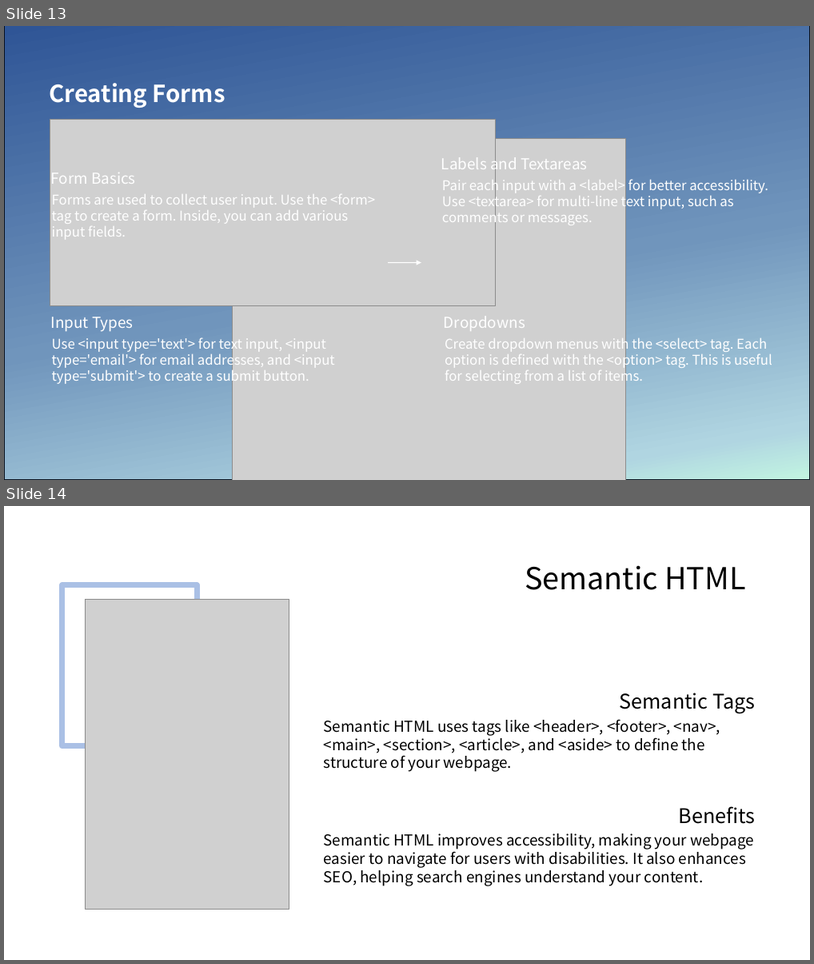
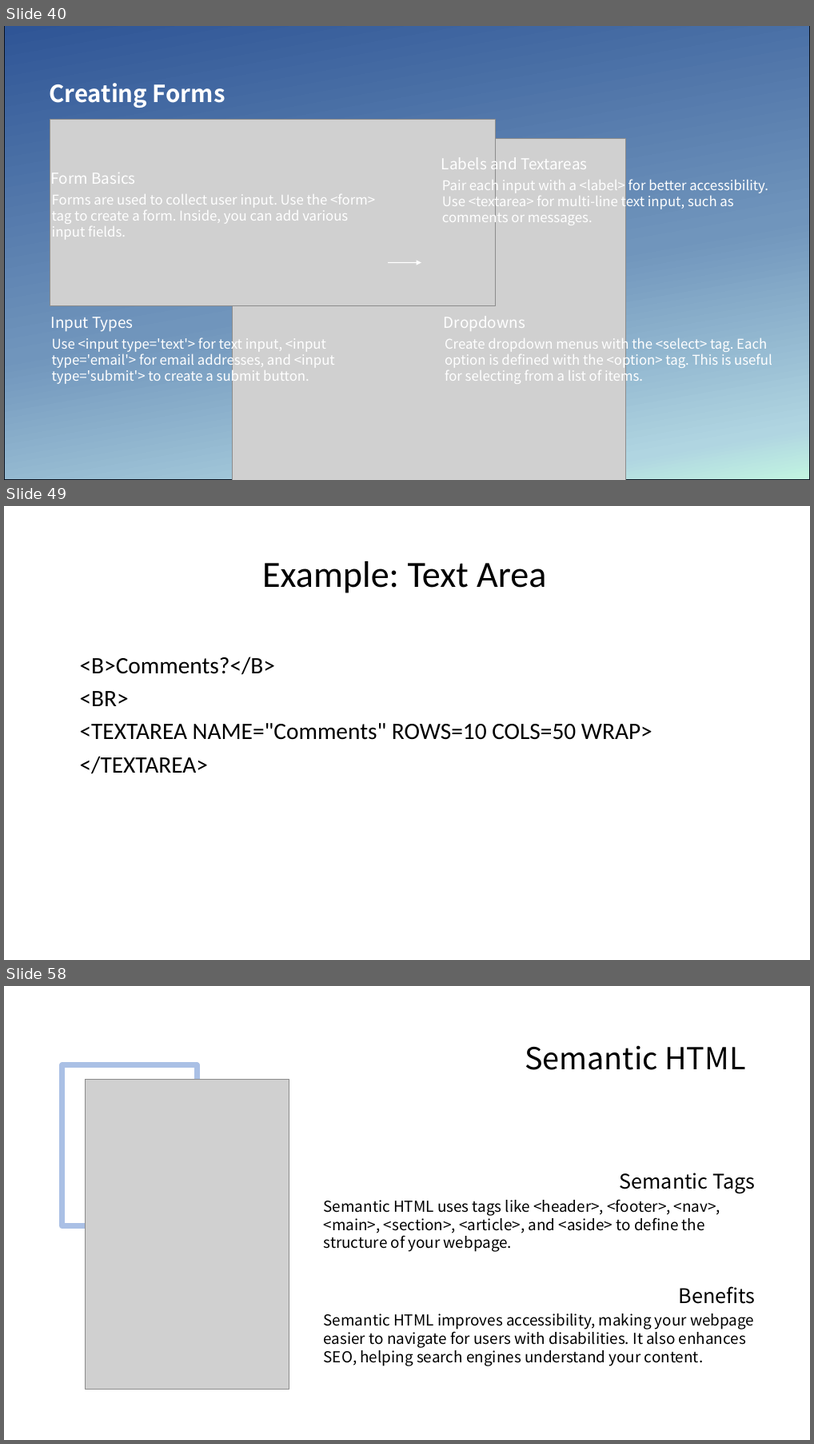
Before and after one commit to seanwhs/HTML-Crash-Course, a slide deck: HTML Crash Course – 1 Day.pptx. Shown one above the other, each under a label of ours: slides 13 and 14 before the commit, slides 40, 49 and 58 after it; the slides between them are not shown. The pictures are 814x964 and 814x1444 pixels, drawn with LibreOffice and Linux fonts; fonts in the diff are those of the drawing; grey boxes stand for pictures. Boxes give left, top, right and bottom in pixels: in the first picture for what was removed or moved away, otherwise in the second. Text is boxed around its words. In the diff, an @@ line names an element or a change of style, - is before the commit and + after.

```diff
--- a/HTML Crash Course – 1 Day.pptx
+++ b/HTML Crash Course – 1 Day.pptx
@@ slide 49 added at box(4, 506, 810, 960), background #FFFFFF @@
@@ text added at box(262, 561, 546, 593), 44 pt, text #000000 @@
+Example: Text Area
@@ text added at box(80, 656, 653, 774), 28 pt, text #000000 @@
+  <B>Comments?</B>
+  <BR>
+  <TEXTAREA NAME="Comments" ROWS=10 COLS=50 WRAP>
+  </TEXTAREA>
@@ what was slide 13 is now slide 40 @@
@@ what was slide 14 is now slide 58 @@
```
Also in this commit, not shown: 1 slide changed, 44 other slides added.
